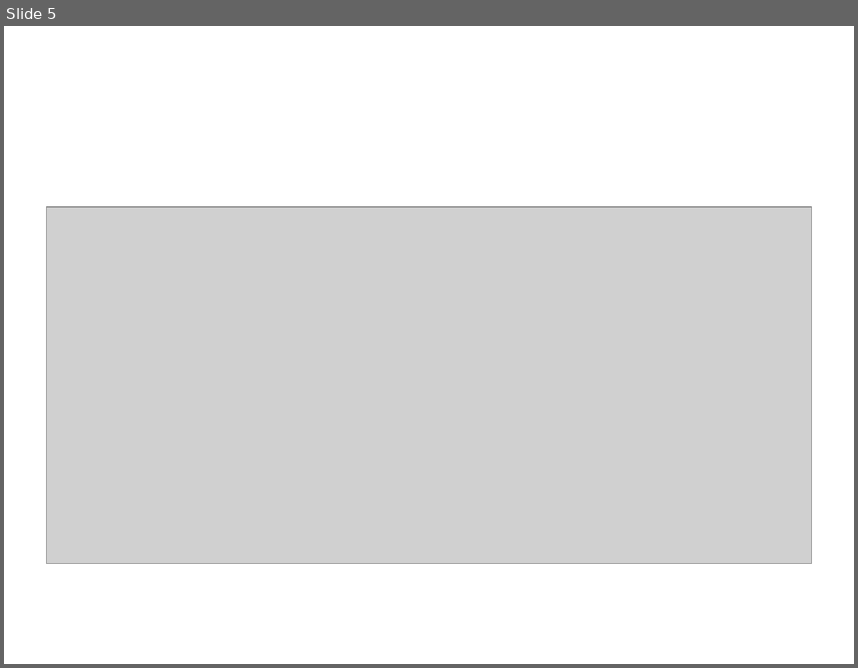
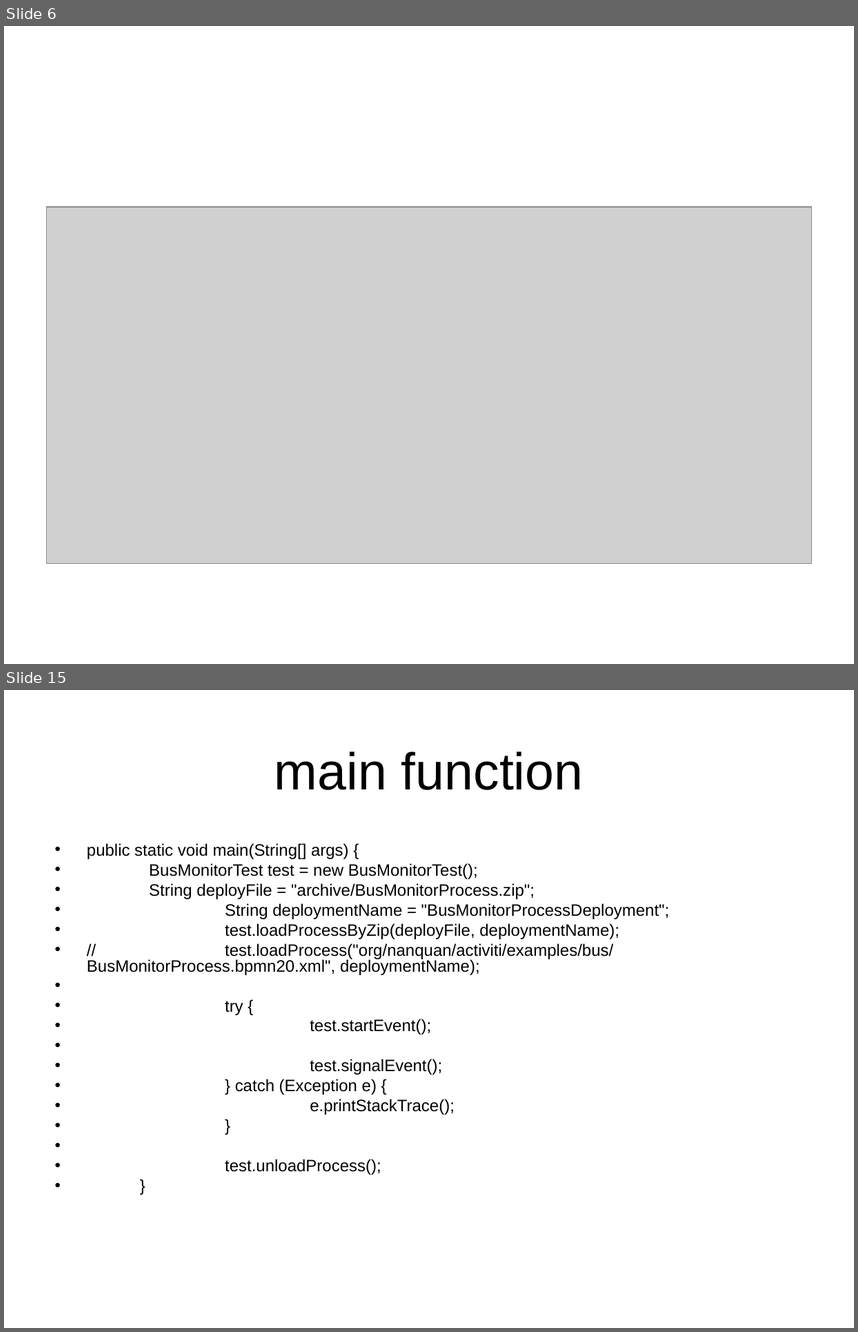
Before and after one commit to sunitawakchaure/activitidemo, a slide deck: BusMonitorActiviti/docs/BPM.ppt. Shown one above the other, each under a label of ours: slide 5 before the commit, slides 6 and 15 after it; the slides between them are not shown. The pictures are 858x668 and 858x1332 pixels, drawn with LibreOffice and Linux fonts; fonts in the diff are those of the drawing; grey boxes stand for pictures; background and template pictures are left out. Boxes give left, top, right and bottom in pixels: in the first picture for what was removed or moved away, otherwise in the second. Text is boxed around its words. In the diff, an @@ line names an element or a change of style, - is before the commit and + after.

```diff
--- a/BusMonitorActiviti/docs/BPM.ppt
+++ b/BusMonitorActiviti/docs/BPM.ppt
@@ slide 15 added at (x1=4, y1=690, x2=854, y2=1328), background picture (left out) @@
@@ title added at (x1=274, y1=751, x2=583, y2=790), 44 pt, text #000000 @@
+main function
@@ text added at (x1=87, y1=843, x2=670, y2=1174), 14 pt, text #000000 @@
+• public static void main(String[] args) {
+• BusMonitorTest test = new BusMonitorTest();
+• String deployFile = "archive/BusMonitorProcess.zip";
+• String deploymentName = "BusMonitorProcessDeployment";
+• test.loadProcessByZip(deployFile, deploymentName);
+• // test.loadProcess("org/nanquan/activiti/examples/bus/BusMonitorProcess.bpmn20.xml", deploymentName);
+• try {
+• test.startEvent();
+• test.signalEvent();
+• } catch (Exception e) {
+• e.printStackTrace();
+• }
+• test.unloadProcess();
+• }
@@ what was slide 5 is now slide 6 @@
```
Also in this commit, not shown: 2 slides changed, 9 other slides added, 3 other files.
